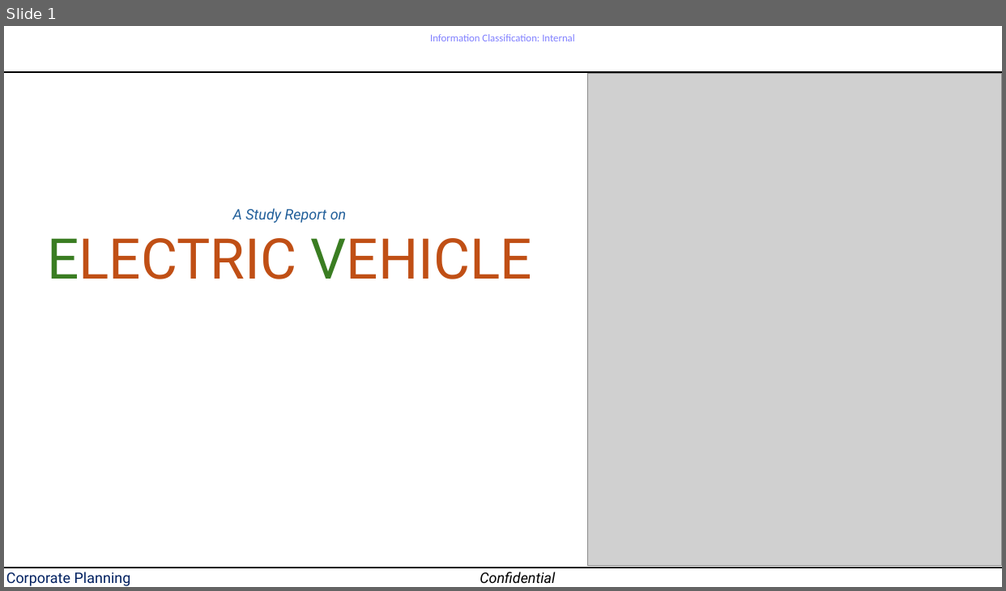
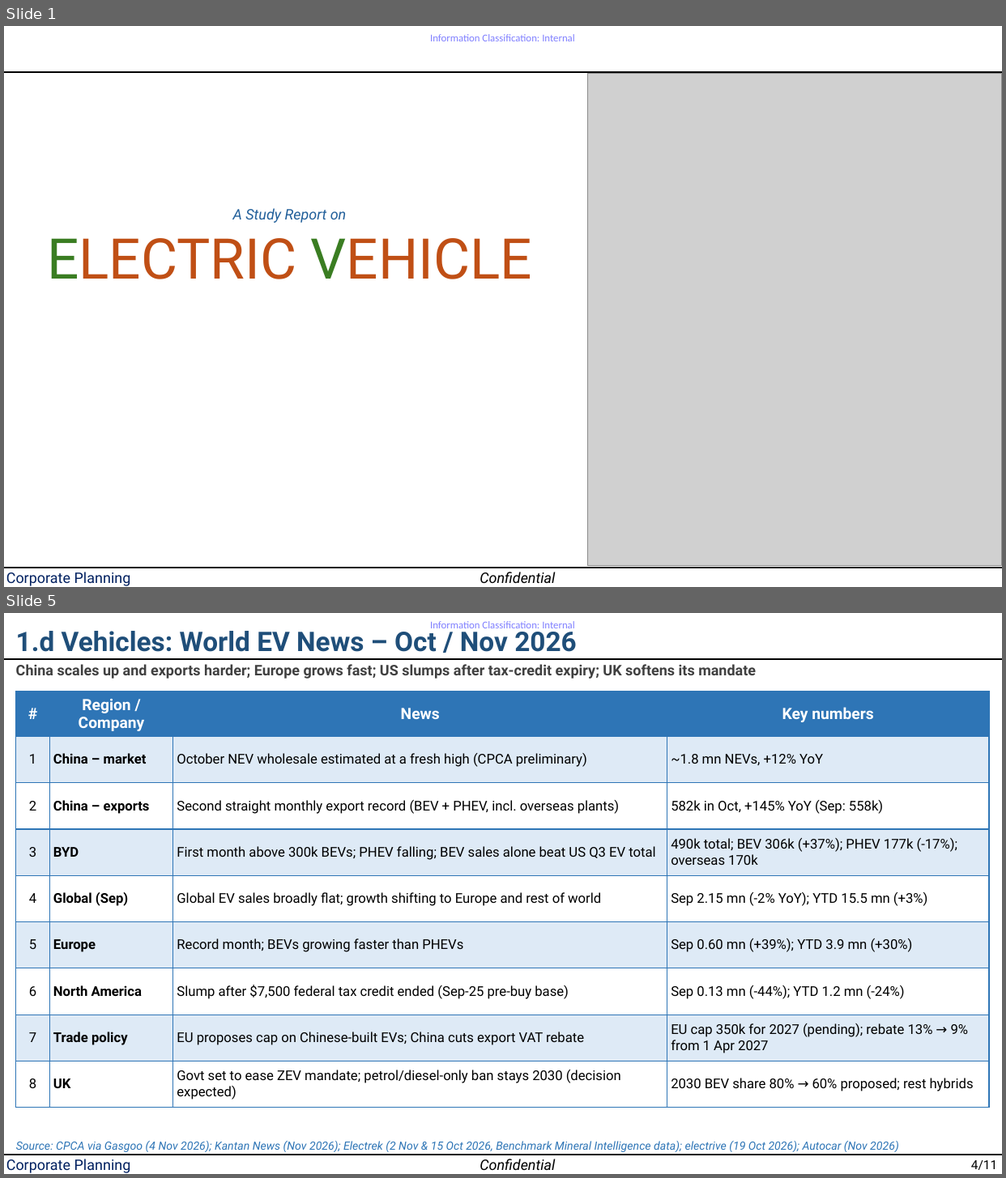
Before and after one commit to Crypto-ashish/ev, a slide deck: EV study.pptx. Shown one above the other, each under a label of ours: slide 1 before the commit, slides 1 and 5 after it; the slides between them are not shown. The pictures are 1006x591 and 1006x1178 pixels, drawn with LibreOffice and Linux fonts; fonts in the diff are those of the drawing; grey boxes stand for pictures. Boxes give left, top, right and bottom in pixels: in the first picture for what was removed or moved away, otherwise in the second. Text is boxed around its words. In the diff, an @@ line names an element or a change of style, - is before the commit and + after.

```diff
--- a/EV study.pptx
+++ b/EV study.pptx
@@ slide 5 added at (x1=4, y1=613, x2=1002, y2=1174), background #FFFFFF; not listed: 5 template elements that a slide beside it also shows @@
@@ text added at (x1=16, y1=627, x2=577, y2=652), 26 pt, text #1F4E79, bold @@
+1.d Vehicles: World EV News – Oct / Nov 2026
@@ text added at (x1=16, y1=664, x2=756, y2=679), 14 pt, text #404040, bold @@
+China scales up and exports harder; Europe grows fast; US slumps after tax-credit expiry; UK softens its mandate
@@ table added at (x1=16, y1=692, x2=989, y2=1146), 9 rows, 4 columns @@
+# | Region / Company | News | Key numbers
+1 | China – market | October NEV wholesale estimated at a fresh high (CPCA preliminary) | ~1.8 mn NEVs, +12% YoY
+2 | China – exports | Second straight monthly export record (BEV + PHEV, incl. overseas plants) | 582k in Oct, +145% YoY (Sep: 558k)
+3 | BYD | First month above 300k BEVs; PHEV falling; BEV sales alone beat US Q3 EV total | 490k total; BEV 306k (+37%); PHEV 177k (-17%); overseas 170k
+4 | Global (Sep) | Global EV sales broadly flat; growth shifting to Europe and rest of world | Sep 2.15 mn (-2% YoY); YTD 15.5 mn (+3%)
+5 | Europe | Record month; BEVs growing faster than PHEVs | Sep 0.60 mn (+39%); YTD 3.9 mn (+30%)
+6 | North America | Slump after $7,500 federal tax credit ended (Sep-25 pre-buy base) | Sep 0.13 mn (-44%); YTD 1.2 mn (-24%)
+7 | Trade policy | EU proposes cap on Chinese-built EVs; China cuts export VAT rebate | EU cap 350k for 2027 (pending); rebate 13% → 9% from 1 Apr 2027
+8 | UK | Govt set to ease ZEV mandate; petrol/diesel-only ban stays 2030 (decision expected) | 2030 BEV share 80% → 60% proposed; rest hybrids
@@ text added at (x1=16, y1=1141, x2=899, y2=1152), 11 pt, text #2E75B6, italic @@
+Source: CPCA via Gasgoo (4 Nov 2026); Kantan News (Nov 2026); Electrek (2 Nov & 15 Oct 2026, Benchmark Mineral Intelligence data); electrive (19 Oct 2026); Autocar (Nov 2026)
@@ text added at (x1=971, y1=1161, x2=997, y2=1170), 12 pt, text #000000 @@
+4/11
```
Also in this commit, not shown: 10 slides changed.
